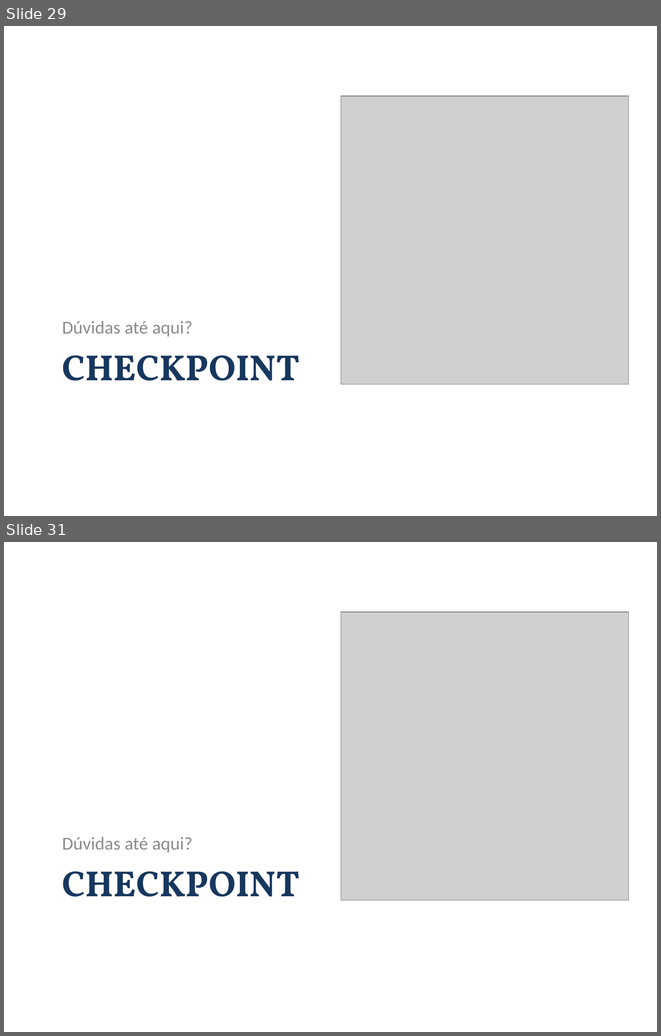
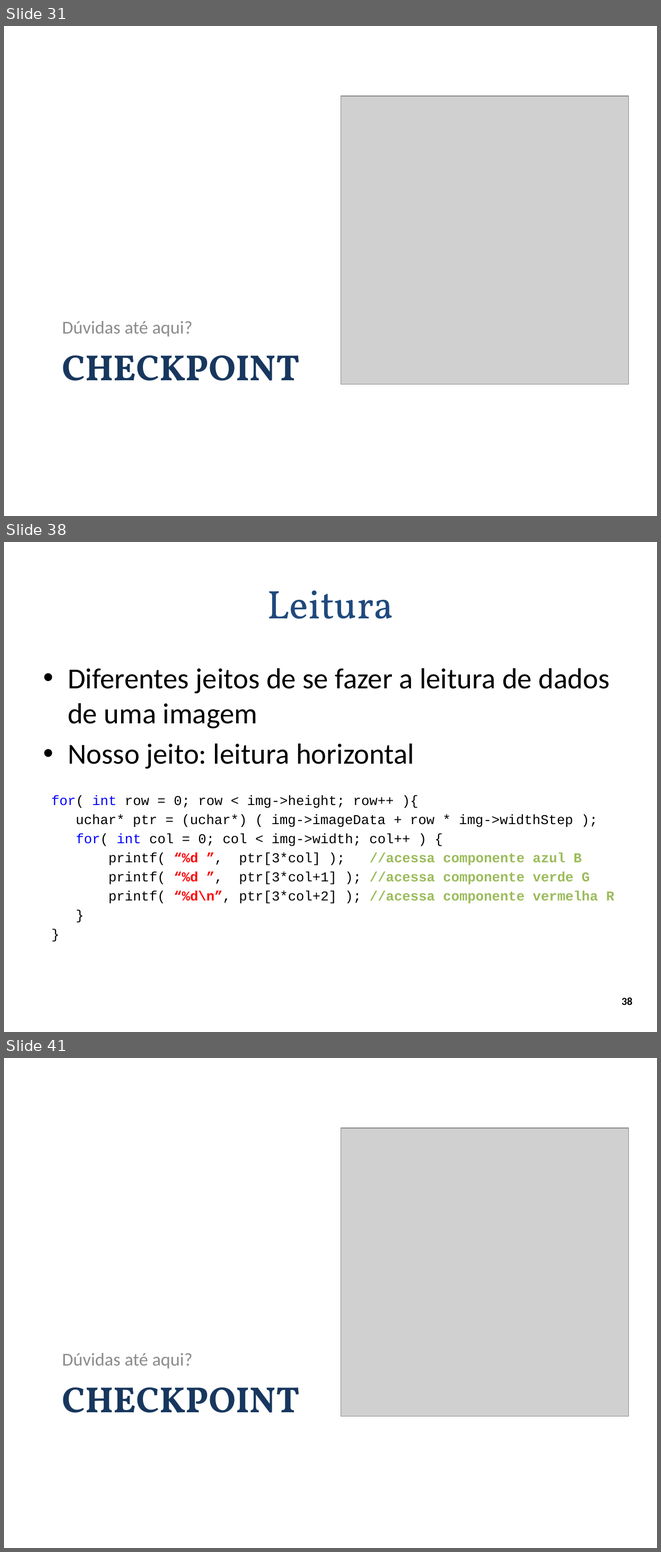
Before and after one commit to andrecurvello/tests-zingarelli, a slide deck: 1-Meus-Artigos/Minicurso-SemComp2011/minicurso-SemComp2011.pptx. Shown one above the other, each under a label of ours: slides 29 and 31 before the commit, slides 31, 38 and 41 after it; the slides between them are not shown. The pictures are 661x1036 and 661x1552 pixels, drawn with LibreOffice and Linux fonts; fonts in the diff are those of the drawing; grey boxes stand for pictures; background and template pictures are left out. Boxes give left, top, right and bottom in pixels: in the first picture for what was removed or moved away, otherwise in the second. Text is boxed around its words. In the diff, an @@ line names an element or a change of style, - is before the commit and + after.

Commit message:
SemComp11 - apresentação: parte de abrir e ler imagem - código do programa que lê imagem

```diff
--- a/1-Meus-Artigos/Minicurso-SemComp2011/minicurso-SemComp2011.pptx
+++ b/1-Meus-Artigos/Minicurso-SemComp2011/minicurso-SemComp2011.pptx
@@ slide 38 added at bbox=[4, 542, 657, 1032], background #FFFFFF @@
@@ title added at bbox=[267, 590, 394, 619], 44 pt, text #1F497D @@
+Leitura
@@ text added at bbox=[51, 668, 614, 903], 15 pt, text #000000 @@
+• Diferentes jeitos de se fazer a leitura de dados de uma imagem
+• Nosso jeito: leitura horizontal
+for( int row = 0; row < img->height; row++ ){
+uchar* ptr = (uchar*) ( img->imageData + row * img->widthStep );
+for( int col = 0; col < img->width; col++ ) {
+printf( “%d ”, ptr[3*col] ); //acessa componente azul B
+printf( “%d ”, ptr[3*col+1] ); //acessa componente verde G
+printf( “%d\n”, ptr[3*col+2] ); //acessa componente vermelha R
+}
+}
@@ page number added at bbox=[621, 997, 633, 1005], 12 pt, text #000000, bold @@
+38
@@ what was slide 29 is now slide 31 @@
@@ what was slide 31 is now slide 41 @@
```
Also in this commit, not shown: 5 slides changed, 11 other slides added, 5 other files.
